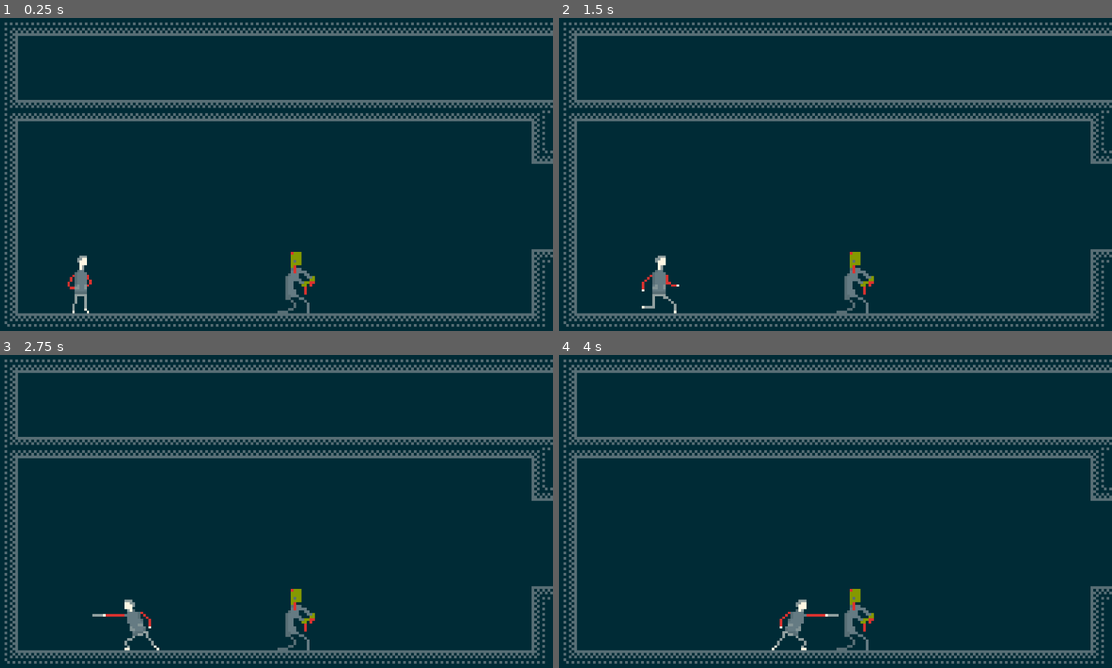
Above: before the commit, frames 1-4 (two rows, left to right).
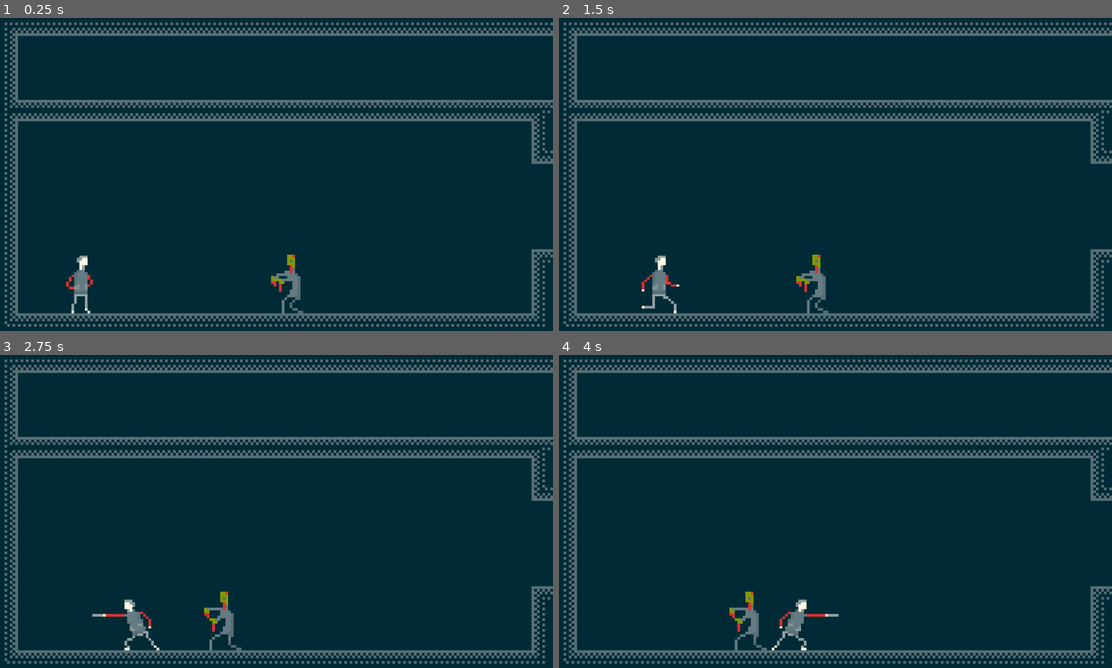
Above: after the commit, the same moments.

Repository: CloneDeath/ZombiesAteMyTeacher
Game: Godot game, scene res://Levels/Levels/Classroom/Classroom.tscn
Two runs of this game, one before a commit and one after it. Both use one fixed random seed, a clock stepped at 60 frames per second and the inputs below.
Inputs:
- Up to frame 1 (0.25 s): no input
- Up to frame 2 (1.5 s): hold Right (move_right) from 0.53 s (still down); tap F (attack_weapon) at 0.6, 1.35 s; tap Space (move_jump) at 0.77 s
- Up to frame 3 (2.75 s): tap Space (move_jump) at 1.52 s; release Right (move_right) at 2.03 s; hold Left (move_left) from 2.03 s (still down); tap F (attack_weapon) at 2.1 s
- Up to frame 4 (4 s): release Left (move_left) at 2.78 s; hold Right (move_right) from 2.78 s (still down); tap F (attack_weapon) at 2.85, 3.6 s; tap Space (move_jump) at 3.02, 3.77 s

The runs differ from the first frame. In frame 1, 0.7% of the frame differs, in the area x 11-57%, y 74-95%; in frame 2, 0.9%, in the area x 42-57%, y 74-95%; in frame 3, 0.9%; in frame 4, 0.9%.

Commit message:
Started to give life to zombies

Diff:
--- /dev/null
+++ b/Levels/Enemies/Zombie/Zombie.gd
@@ -0,0 +1,12 @@
+extends KinematicBody2D
+
+export(int, -1, 1, 2) var facing = 1;
+
+func damage(_amount):
+	$CPUParticles2D.emitting = true;
+
+func _physics_process(delta):
+	var collided = move_and_collide(Vector2(facing*10*delta, 0));
+	if (collided):
+		facing *= -1;
+	$Sprite.scale.x = facing;
--- a/Levels/Enemies/Zombie/Zombie.tscn
+++ b/Levels/Enemies/Zombie/Zombie.tscn
@@ -1,19 +1,59 @@
-[gd_scene load_steps=4 format=2]
+[gd_scene load_steps=6 format=2]
 
 [ext_resource path="res://Levels/Enemies/BaseEnemy.tscn" type="PackedScene" id=1]
-[ext_resource path="res://Levels/Enemies/Zombie/Zombie.png" type="Texture" id=2]
+[ext_resource path="res://Levels/Enemies/Zombie/Zombie.gd" type="Script" id=2]
+[ext_resource path="res://Levels/Enemies/Zombie/Zombie.png" type="Texture" id=3]
 
 [sub_resource type="RectangleShape2D" id=1]
 extents = Vector2( 4, 9 )
 
-[node name="Zombie" instance=ExtResource( 1 )]
+[sub_resource type="Animation" id=2]
+resource_name = "walk"
+loop = true
+tracks/0/type = "value"
+tracks/0/path = NodePath("Sprite:frame")
+tracks/0/interp = 1
+tracks/0/loop_wrap = true
+tracks/0/imported = false
+tracks/0/enabled = true
+tracks/0/keys = {
+"times": PoolRealArray( 0, 0.5 ),
+"transitions": PoolRealArray( 1, 1 ),
+"update": 1,
+"values": [ 0, 1 ]
+}
+
+[node name="Zombie" index="0" instance=ExtResource( 1 )]
 collision_layer = 4
+script = ExtResource( 2 )
 
 [node name="Sprite" parent="." index="0"]
 position = Vector2( 0, -16 )
-texture = ExtResource( 2 )
+texture = ExtResource( 3 )
 hframes = 2
+frame = 1
 
 [node name="CollisionShape2D" parent="." index="1"]
 position = Vector2( 0, -9 )
 shape = SubResource( 1 )
+
+[node name="CPUParticles2D" type="CPUParticles2D" parent="." index="2"]
+position = Vector2( 0, -13 )
+rotation = -1.5708
+emitting = false
+lifetime = 0.25
+one_shot = true
+explosiveness = 1.0
+spread = 90.0
+gravity = Vector2( 0, 0 )
+initial_velocity = 50.0
+initial_velocity_random = 0.25
+linear_accel = -98.0
+linear_accel_random = 0.1
+angle = 90.0
+angle_random = 1.0
+color = Color( 1, 0, 0, 1 )
+
+[node name="Animation" type="AnimationPlayer" parent="." index="3"]
+autoplay = "walk"
+anims/walk = SubResource( 2 )
--- a/Levels/Levels/Classroom/Classroom.tscn
+++ b/Levels/Levels/Classroom/Classroom.tscn
@@ -27,6 +27,7 @@
 
 [node name="Zombie" parent="." index="2" instance=ExtResource( 3 )]
 position = Vector2( 112, 112 )
+facing = -1
 
 [node name="Zombie2" parent="." index="3" instance=ExtResource( 3 )]
 position = Vector2( 288, 112 )
--- /dev/null
+++ b/Player/DamageArea.gd
@@ -0,0 +1,13 @@
+extends Area2D
+
+var damaged_entities = [];
+
+func _process(_delta):
+	for enemy in get_overlapping_bodies():
+		if (enemy in damaged_entities): continue;
+		if (enemy.has_method("damage")):
+			enemy.damage(1);
+			damaged_entities.append(enemy);
+
+func reset_damage():
+	damaged_entities = [];
--- a/Player/Player.tscn
+++ b/Player/Player.tscn
@@ -1,16 +1,20 @@
-[gd_scene load_steps=16 format=2]
+[gd_scene load_steps=18 format=2]
 
 [ext_resource path="res://Player/Player.gd" type="Script" id=1]
 [ext_resource path="res://Player/Player.png" type="Texture" id=2]
-[ext_resource path="res://Player/StateMachine.gd" type="Script" id=3]
-[ext_resource path="res://Player/States/Idle.gd" type="Script" id=4]
-[ext_resource path="res://Player/States/Run.gd" type="Script" id=5]
-[ext_resource path="res://Player/States/InAir.gd" type="Script" id=6]
-[ext_resource path="res://Player/States/Jump.gd" type="Script" id=7]
-[ext_resource path="res://Player/States/Attack.gd" type="Script" id=8]
+[ext_resource path="res://Player/DamageArea.gd" type="Script" id=3]
+[ext_resource path="res://Player/StateMachine.gd" type="Script" id=4]
+[ext_resource path="res://Player/States/Idle.gd" type="Script" id=5]
+[ext_resource path="res://Player/States/Run.gd" type="Script" id=6]
+[ext_resource path="res://Player/States/InAir.gd" type="Script" id=7]
+[ext_resource path="res://Player/States/Jump.gd" type="Script" id=8]
+[ext_resource path="res://Player/States/Attack.gd" type="Script" id=9]
 
 [sub_resource type="RectangleShape2D" id=1]
 extents = Vector2( 3, 2 )
+
+[sub_resource type="RectangleShape2D" id=11]
+extents = Vector2( 8, 2 )
 
 [sub_resource type="RectangleShape2D" id=2]
 extents = Vector2( 3, 11 )
@@ -31,6 +35,32 @@
 "update": 1,
 "values": [ 5, 6 ]
 }
+tracks/1/type = "value"
+tracks/1/path = NodePath("Sprite/DamageArea:collision_mask")
+tracks/1/interp = 1
+tracks/1/loop_wrap = true
+tracks/1/imported = false
+tracks/1/enabled = true
+tracks/1/keys = {
+"times": PoolRealArray( 0, 0.25 ),
+"transitions": PoolRealArray( 1, 1 ),
+"update": 1,
+"values": [ 0, 4 ]
+}
+tracks/2/type = "method"
+tracks/2/path = NodePath("Sprite/DamageArea")
+tracks/2/interp = 1
+tracks/2/loop_wrap = true
+tracks/2/imported = false
+tracks/2/enabled = true
+tracks/2/keys = {
+"times": PoolRealArray( 0 ),
+"transitions": PoolRealArray( 1 ),
+"values": [ {
+"args": [  ],
+"method": "reset_damage"
+} ]
+}
 
 [sub_resource type="Animation" id=3]
 resource_name = "Idle"
@@ -47,6 +77,18 @@
 "update": 1,
 "values": [ 0 ]
 }
+tracks/1/type = "value"
+tracks/1/path = NodePath("Sprite/DamageArea:collision_mask")
+tracks/1/interp = 1
+tracks/1/loop_wrap = true
+tracks/1/imported = false
+tracks/1/enabled = true
+tracks/1/keys = {
+"times": PoolRealArray( 0 ),
+"transitions": PoolRealArray( 1 ),
+"update": 1,
+"values": [ 0 ]
+}
 
 [sub_resource type="Animation" id=10]
 resource_name = "InAir"
@@ -62,6 +104,18 @@
 "transitions": PoolRealArray( 1 ),
 "update": 1,
 "values": [ 2 ]
+}
+tracks/1/type = "value"
+tracks/1/path = NodePath("Sprite/DamageArea:collision_mask")
+tracks/1/interp = 1
+tracks/1/loop_wrap = true
+tracks/1/imported = false
+tracks/1/enabled = true
+tracks/1/keys = {
+"times": PoolRealArray( 0 ),
+"transitions": PoolRealArray( 1 ),
+"update": 1,
+"values": [ 0 ]
 }
 
 [sub_resource type="Animation" id=4]
@@ -93,6 +147,18 @@
 "method": "do_jump"
 } ]
 }
+tracks/2/type = "value"
+tracks/2/path = NodePath("Sprite/DamageArea:collision_mask")
+tracks/2/interp = 1
+tracks/2/loop_wrap = true
+tracks/2/imported = false
+tracks/2/enabled = true
+tracks/2/keys = {
+"times": PoolRealArray( 0 ),
+"transitions": PoolRealArray( 1 ),
+"update": 1,
+"values": [ 0 ]
+}
 
 [sub_resource type="Animation" id=5]
 resource_name = "Run"
@@ -109,6 +175,18 @@
 "transitions": PoolRealArray( 1, 1 ),
 "update": 1,
 "values": [ 3, 4 ]
+}
+tracks/1/type = "value"
+tracks/1/path = NodePath("Sprite/DamageArea:collision_mask")
+tracks/1/interp = 1
+tracks/1/loop_wrap = true
+tracks/1/imported = false
+tracks/1/enabled = true
+tracks/1/keys = {
+"times": PoolRealArray( 0 ),
+"transitions": PoolRealArray( 1 ),
+"update": 1,
+"values": [ 0 ]
 }
 
 [node name="Player" type="KinematicBody2D" groups=[
@@ -122,14 +200,26 @@
 scale = Vector2( 0.9, 0.9 )
 texture = ExtResource( 2 )
 hframes = 7
-frame = 3
+frame = 5
 
 [node name="GroundDetector" type="Area2D" parent="Sprite"]
+editor/display_folded = true
 collision_layer = 0
 
 [node name="CollisionShape2D" type="CollisionShape2D" parent="Sprite/GroundDetector"]
 position = Vector2( 0, 16 )
 shape = SubResource( 1 )
+
+[node name="DamageArea" type="Area2D" parent="Sprite"]
+position = Vector2( 16.5, 1.5 )
+collision_layer = 0
+collision_mask = 0
+script = ExtResource( 3 )
+
+[node name="CollisionShape2D" type="CollisionShape2D" parent="Sprite/DamageArea"]
+modulate = Color( 1, 0.00784314, 0.00784314, 1 )
+position = Vector2( -3.5, 1.5 )
+shape = SubResource( 11 )
 
 [node name="CollisionShape2D" type="CollisionShape2D" parent="."]
 position = Vector2( 0, -11 )
@@ -144,19 +234,20 @@
 anims/Run = SubResource( 5 )
 
 [node name="StateMachine" type="Node" parent="."]
-script = ExtResource( 3 )
+editor/display_folded = true
+script = ExtResource( 4 )
 
 [node name="Idle" type="Node" parent="StateMachine"]
-script = ExtResource( 4 )
+script = ExtResource( 5 )
 
 [node name="Run" type="Node" parent="StateMachine"]
-script = ExtResource( 5 )
+script = ExtResource( 6 )
 
 [node name="InAir" type="Node" parent="StateMachine"]
-script = ExtResource( 6 )
+script = ExtResource( 7 )
 
 [node name="Jump" type="Node" parent="StateMachine"]
-script = ExtResource( 7 )
+script = ExtResource( 8 )
 
 [node name="Attack" type="Node" parent="StateMachine"]
-script = ExtResource( 8 )
+script = ExtResource( 9 )
--- a/Player/States/Idle.gd
+++ b/Player/States/Idle.gd
@@ -3,6 +3,7 @@
 func update(player: Player, _input: PlayerInput):
 	player.velocity.x = 0;
 	player.set_animation("Idle");
+	player.update_facing();
 
 func get_next_state(player: Player, input: PlayerInput):
 	if (!player.is_on_floor()):
Binary file changed: Levels/Enemies/Zombie/Zombie.aseprite
Binary file changed: Levels/Enemies/Zombie/Zombie.png
